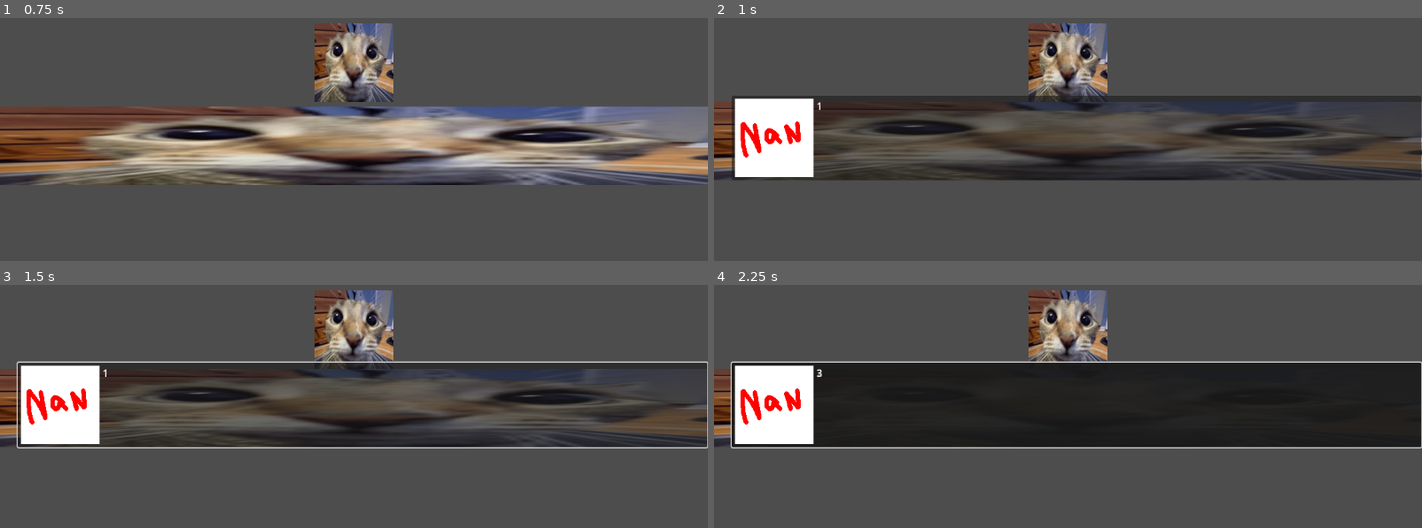
Above: before the commit, frames 1-4 (two rows, left to right).
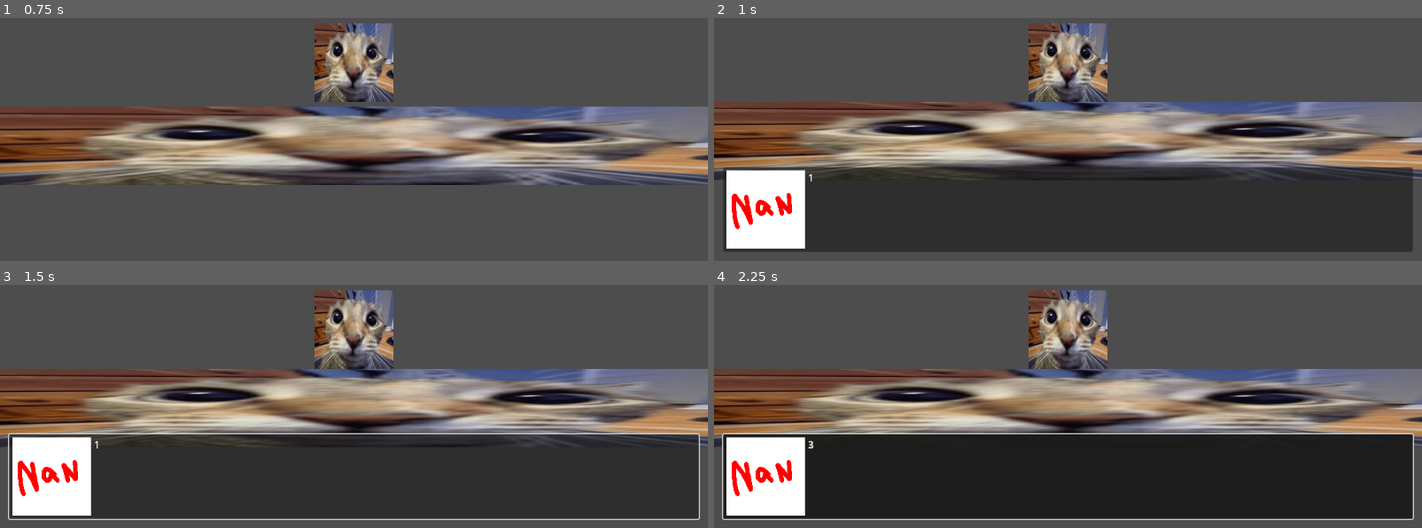
Above: after the commit, the same moments.

Repository: 46768/nsc2025
Game: Godot game, scene res://main.tscn
Two runs of this game, one before a commit and one after it. Both use one fixed random seed, a clock stepped at 60 frames per second and the inputs below.
Inputs (mouse positions are in pixels of both pictures, inside the frame that each line leads up to; where the layout moved, square brackets give the same spot in the first picture):
- Up to frame 1 (0.75 s): tap A (KeyA) at 0.6 s
- Up to frame 2 (1 s): no input
- Up to frame 3 (1.5 s): click (354, 476) [361, 404] at 1.25 s
- Up to frame 4 (2.25 s): click (1068, 476) [1075, 404] at 2 s

Frame 1 is identical in both runs. In frame 2, 55% of the frame differs, in the area x 1-100%, y 32-96%; in frame 3, 57%; in frame 4, 58%, in the area x 1-100%, y 31-97%.
Error in both runs: Error connecting to signal: dialogue_closed during await. (res://scripts/core/problem-module/sequence-isa/base.gd:309)

Commit message:
feat: added screen ui that doestn go offscreen

Diff:
--- a/main.tscn
+++ b/main.tscn
@@ -10,14 +10,6 @@
 
 [node name="Main" type="Node2D"]
 script = ExtResource("1_a2087")
-
-[node name="Ide" parent="." instance=ExtResource("1_xj0ui")]
-visible = false
-anchors_preset = 0
-anchor_right = 0.0
-anchor_bottom = 0.0
-grow_horizontal = 1
-grow_vertical = 1
 
 [node name="Player" parent="." instance=ExtResource("3_h2yge")]
 position = Vector2(582, 163)
@@ -33,4 +25,14 @@
 [node name="CollisionShape2D" type="CollisionShape2D" parent="Floor"]
 shape = SubResource("RectangleShape2D_lquwl")
 
-[connection signal="ide_initialized" from="Ide" to="." method="_on_ide_initialized"]
+[node name="UI" type="CanvasLayer" parent="."]
+
+[node name="Ide" parent="UI" instance=ExtResource("1_xj0ui")]
+visible = false
+anchors_preset = 0
+anchor_right = 0.0
+anchor_bottom = 0.0
+grow_horizontal = 1
+grow_vertical = 1
+
+[connection signal="ide_initialized" from="UI/Ide" to="." method="_on_ide_initialized"]
--- a/scenes/Player.tscn
+++ b/scenes/Player.tscn
@@ -8,8 +8,6 @@
 
 [node name="Player" type="CharacterBody2D"]
 script = ExtResource("1_v6fml")
-speed = null
-jump_velocity = null
 
 [node name="Sprite" type="Sprite2D" parent="."]
 texture = ExtResource("2_v6fml")
--- a/scripts/Player/class/player.gd
+++ b/scripts/Player/class/player.gd
@@ -4,13 +4,15 @@
 
 var sprite: Sprite2D
 var camera: Camera2D
+var camera_ui: CanvasLayer
 
 var available_interactions: Dictionary[Callable, StringName] = {}
 
 
-func _init(isprite: Sprite2D, icamera: Camera2D) -> void:
+func _init(isprite: Sprite2D, icamera: Camera2D, icamera_ui: CanvasLayer) -> void:
 	sprite = isprite
 	camera = icamera
+	camera_ui = icamera_ui
 
 
 func add_interaction(keybind: StringName, callback: Callable) -> void:
--- a/scripts/Player/player.gd
+++ b/scripts/Player/player.gd
@@ -6,12 +6,13 @@
 
 @onready var sprite: Sprite2D = $Sprite
 @onready var camera: Camera2D = $Camera
+@onready var camera_ui: CanvasLayer = $Camera/CameraUI
 
 var player: Player
 
 
 func _ready() -> void:
-	player = Player.new(sprite, camera)
+	player = Player.new(sprite, camera, camera_ui)
 	Globals.player = player
 
 
--- a/scripts/core/autoloads/globals.gd
+++ b/scripts/core/autoloads/globals.gd
@@ -7,6 +7,7 @@
 var main: Node2D = null
 var ide: Control = null
 var player: Player = null
+var player_ui: CanvasLayer = null
 
 
 func _ready() -> void:
--- a/scripts/core/dialogue-system/dialogue.gd
+++ b/scripts/core/dialogue-system/dialogue.gd
@@ -15,7 +15,7 @@
 	if not texture == null:
 		dialogue.dialogue_texture = texture
 
-	Globals.main.add_child(dialogue)
+	Globals.player_ui.add_child(dialogue)
 	current_dialogue[dialogue_hash] = dialogue
 
 	return dialogue_hash
--- a/scripts/main/main.gd
+++ b/scripts/main/main.gd
@@ -2,6 +2,8 @@
 
 
 @onready var test_texture: Texture2D = preload("res://assets/textures/placeholder.jpg")
+@onready var player_ui: CanvasLayer = $UI
+@onready var ide_ui: Control = $UI/Ide
 
 var test_seq: Sequence
 
@@ -9,13 +11,17 @@
 func _ready() -> void:
 	# Variable initializations
 	Globals.main = self
+	Globals.player_ui = player_ui
 
-	$Ide.hide()
+	if Globals.player != null:
+		Globals.player_ui.reparent(Globals.player.camera)
+
+	ide_ui.hide()
 
 
 func _process(_delta: float) -> void:
 	if Input.is_action_just_pressed("ToggleIDE"):
-		$Ide.set_visible(not $Ide.is_visible())
+		ide_ui.set_visible(not ide_ui.is_visible())
 
 
 func _on_ide_initialized(__: VFS) -> void:
